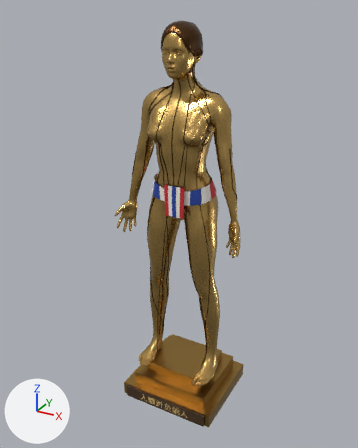
The glTF model server/src/main/resources/public/models/tcm-bronze-figure.glb: old version first, new version second.
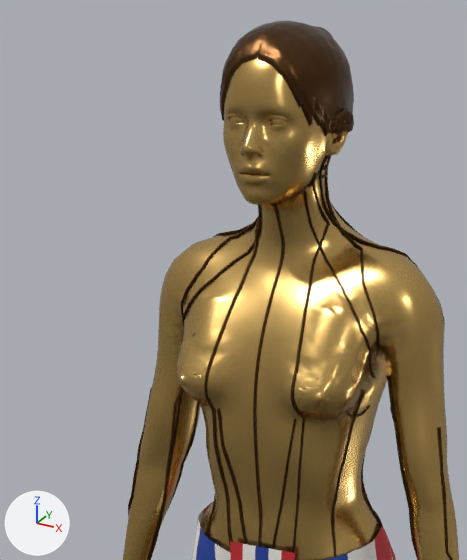
Each version appears first whole from a 50 mm lens placed at (1.048, -1.979, 1.974), pointed at (-0.034, -0.011, 0.99), and next in a close-up on the part from 26% to 67% of the width and 3% to 43% of the height. Arrows for +X, +Y and +Z are at lower left; the lights stay in place. The older version's two pictures come first. Where no turn or scale is listed for an object, it has been applied to the vertices. Vertices at exactly the same position are counted once.

The first close-up shows 'bronze_body', 'bronze_hair_shell', 'bronze_meridians', 'bronze_sash_band', 'bronze_sash_flap'.
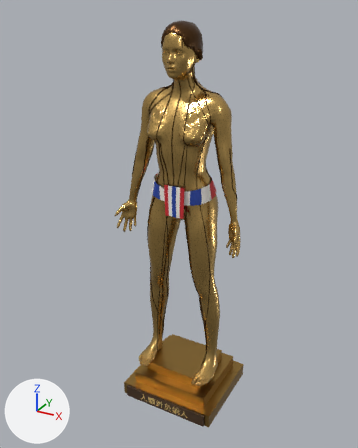
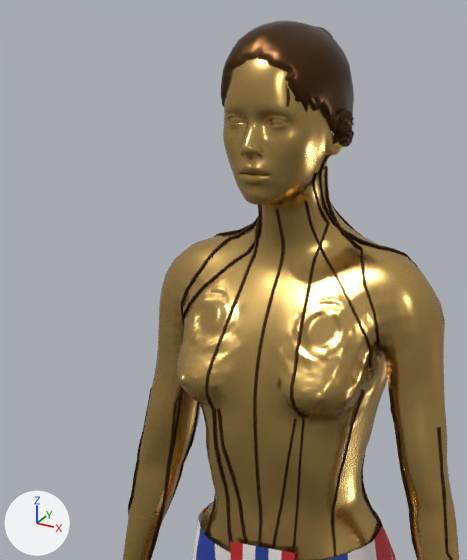
What changed in the scene script:
```text
Change me_bronzebasefemale:
    used by ob_bronze_body; location = (0.0, 0.0, 0.0)
    remove me_bronzebasefemale.from_pydata(...)  # 18374 vertices, 36731 faces; spans x -0.33..0.33, y -0.19..0.09, z 0.19..1.91
    add me_bronzebasefemale.from_pydata(...)  # 21084 vertices, 42022 faces; spans x -0.33..0.33, y -0.19..0.09, z 0.19..1.91
    me_bronzebasefemale part 1: 279 vertices moved within x -0.19..0.19, y -0.15..-0.03, z 1.42..1.58; 195 vertices removed from x -0.14..0.14, y -0.14..-0.09, z 1.49..1.57; 2905 vertices added at x -0.21..0.21, y -0.16..0.0, z 1.4..1.6
Change me_bronze_hair_shell:
    used by ob_bronze_hair_shell; location = (0.0, 0.0, 0.0)
    remove me_bronze_hair_shell.from_pydata(...)  # 10445 vertices, 20301 faces; spans x -0.091..0.091, y -0.133..0.052, z 1.777..1.92
    add me_bronze_hair_shell.from_pydata(...)  # 4268 vertices, 7473 faces; spans x -0.091..0.091, y -0.133..0.051, z 1.749..1.92
    me_bronze_hair_shell part 2: 112 vertices moved within x -0.091..0.089, y -0.121..-0.028, z 1.782..1.903; 8668 vertices removed from x -0.091..0.091, y -0.133..0.052, z 1.777..1.92; 2491 vertices added at x -0.091..0.091, y -0.133..0.047, z 1.749..1.916
Change me_bronze_meridians:
    used by ob_bronze_meridians; location = (0.0, 0.0, 0.0)
    remove me_bronze_meridians.from_pydata(...)  # 10316 vertices, 19999 faces; spans x -0.28..0.28, y -0.16..0.09, z 0.21..1.78
    add me_bronze_meridians.from_pydata(...)  # 10171 vertices, 19714 faces; spans x -0.28..0.28, y -0.16..0.09, z 0.21..1.85
    me_bronze_meridians part 3: a new loose piece of 28 vertices spanning x 0.04..0.05, y -0.13..-0.12, z 1.82..1.85, in mat_meridian_dark (brown #4a3214)
    me_bronze_meridians part 4: the loose piece of 49 vertices spanning x 0.12..0.13, y -0.09..-0.04, z 1.42..1.43 is deleted
    me_bronze_meridians part 5: 188 vertices moved within x -0.25..0.26, y -0.16..0.09, z 0.31..1.78; 1232 vertices removed from x -0.28..0.28, y -0.16..0.09, z 0.22..1.78; 1297 vertices added at x -0.27..0.28, y -0.16..0.09, z 0.22..1.78
    other edits to the shape of me_bronze_meridians do not show in these pictures
```

What differs and where, as boxes (x1, y1, x2, y2) in the close-ups (467 x 560 px; the box of a moved part takes in the faces that stretch with it):
'bronze_meridians', reshaped: before (128, 155, 453, 560); after (128, 85, 453, 560)
'bronze_hair_shell', reshaped (9% taller): before (220, 21, 354, 137); after (221, 21, 354, 147)
part 1 of me_bronzebasefemale, cut back: before (161, 278, 414, 420); after (157, 261, 430, 434)
part 2 of me_bronze_hair_shell, cut back: before (220, 38, 354, 137); after (221, 38, 354, 147)
part 3 of me_bronze_meridians, added: after (286, 85, 290, 107)
part 4 of me_bronze_meridians, deleted: before (347, 405, 370, 418)
part 5 of me_bronze_meridians, moved or reshaped: before (151, 155, 418, 560); after (129, 166, 448, 560)
